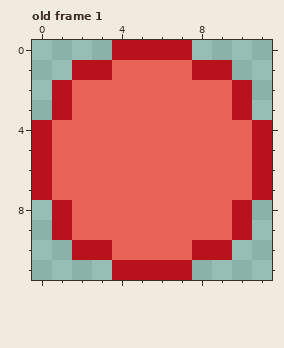
A pixel-art file gets an edit: Assets/Aseprite/cannon ball.aseprite. The picture above was drawn from the file before the commit.
12x12 pixels, 1 frame. Pixels under 10% opacity are left out. Shown: old frame 1. The commit also changed other frames, which this record leaves out.
Now the later version:
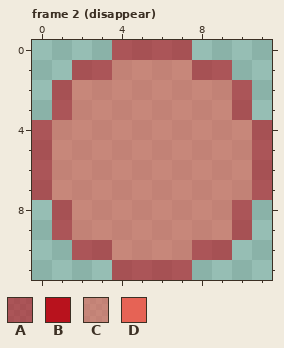
Palette (. is transparent): A #b8121d9b  B #b8121d  C #e663559b  D #e66355
A new or re-ordered frame is compared with the old frame closest to it.
What changed:
frames 1 -> 9
Changed rows in their new state; - is an unchanged pixel.
Frame 2 (disappear) is new; against old frame 1:
first column x 0:
 0 ----AAAA----
 1 --AACCCCAA--
 2 -ACCCCCCCCA-
 3 -ACCCCCCCCA-
 4 ACCCCCCCCCCA
 5 ACCCCCCCCCCA
 6 ACCCCCCCCCCA
 7 ACCCCCCCCCCA
 8 -ACCCCCCCCA-
 9 -ACCCCCCCCA-
10 --AACCCCAA--
11 ----AAAA----
Where, in picture pixels (left, top, right, bottom), the same in both pictures:
changed: (32, 40, 272, 280)
